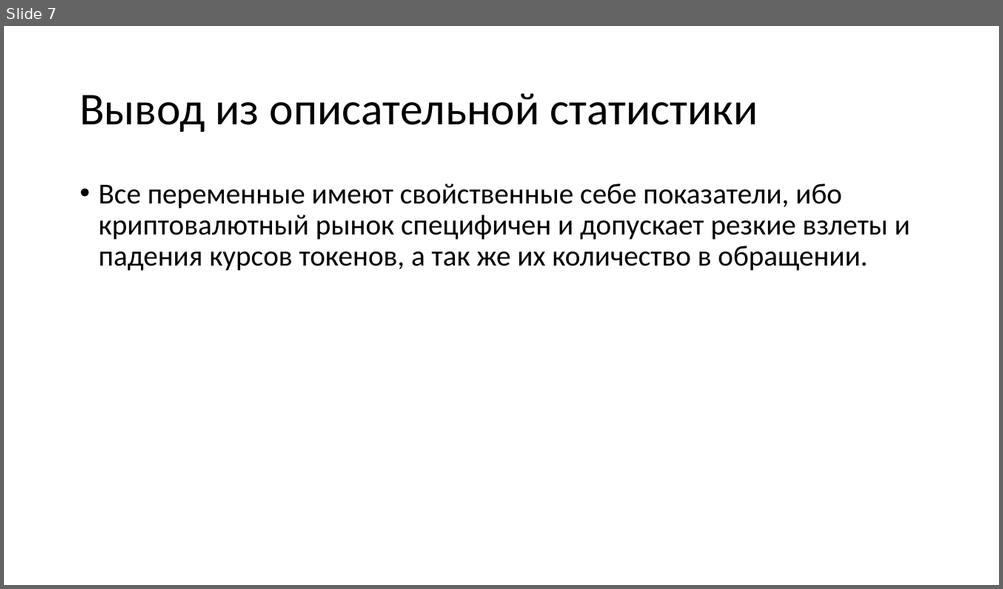
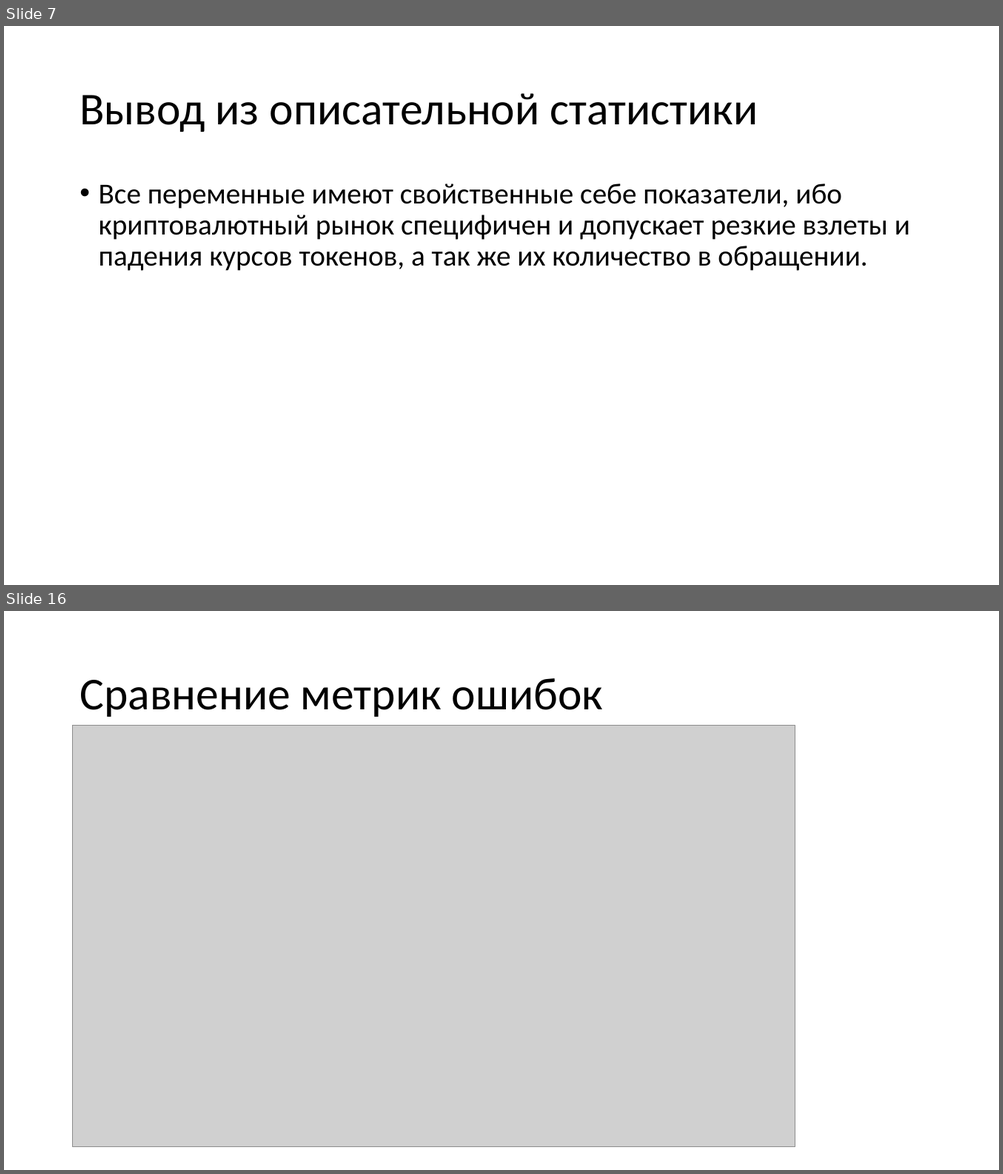
Before and after one commit to egorserdyuk/ASU-Datascience, a slide deck: Crypto/Анализ данных.pptx. Shown one above the other, each under a label of ours: slide 7 before the commit, slides 7 and 16 after it; the slides between them are not shown. The pictures are 1003x589 and 1003x1174 pixels, drawn with LibreOffice and Linux fonts; fonts in the diff are those of the drawing; grey boxes stand for pictures. Boxes give left, top, right and bottom in pixels: in the first picture for what was removed or moved away, otherwise in the second. Text is boxed around its words. In the diff, an @@ line names an element or a change of style, - is before the commit and + after.

```diff
--- a/Crypto/Анализ данных.pptx
+++ b/Crypto/Анализ данных.pptx
@@ slide 16 added at [4,611,999,1170], background #FFFFFF @@
@@ title added at [79,678,603,717], 44 pt, text #000000 @@
+Сравнение метрик ошибок
@@ picture added at [73,725,795,1147] @@
```
Also in this commit, not shown: 2 slides changed, 14 other slides added, 2 slides removed.
